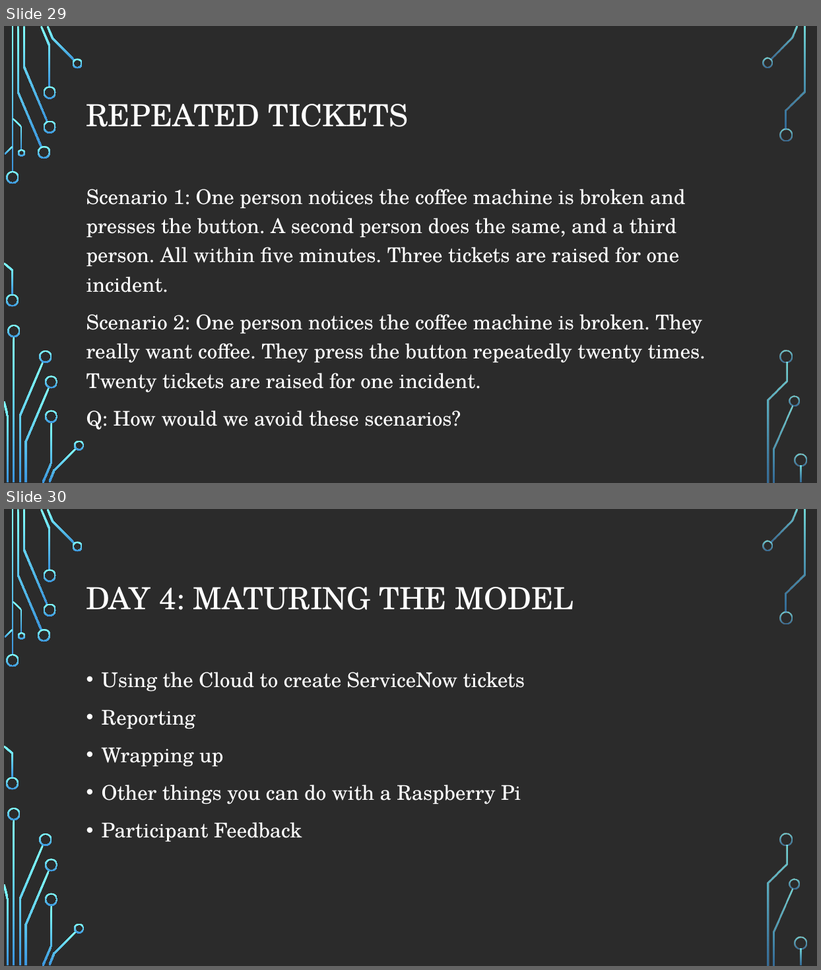
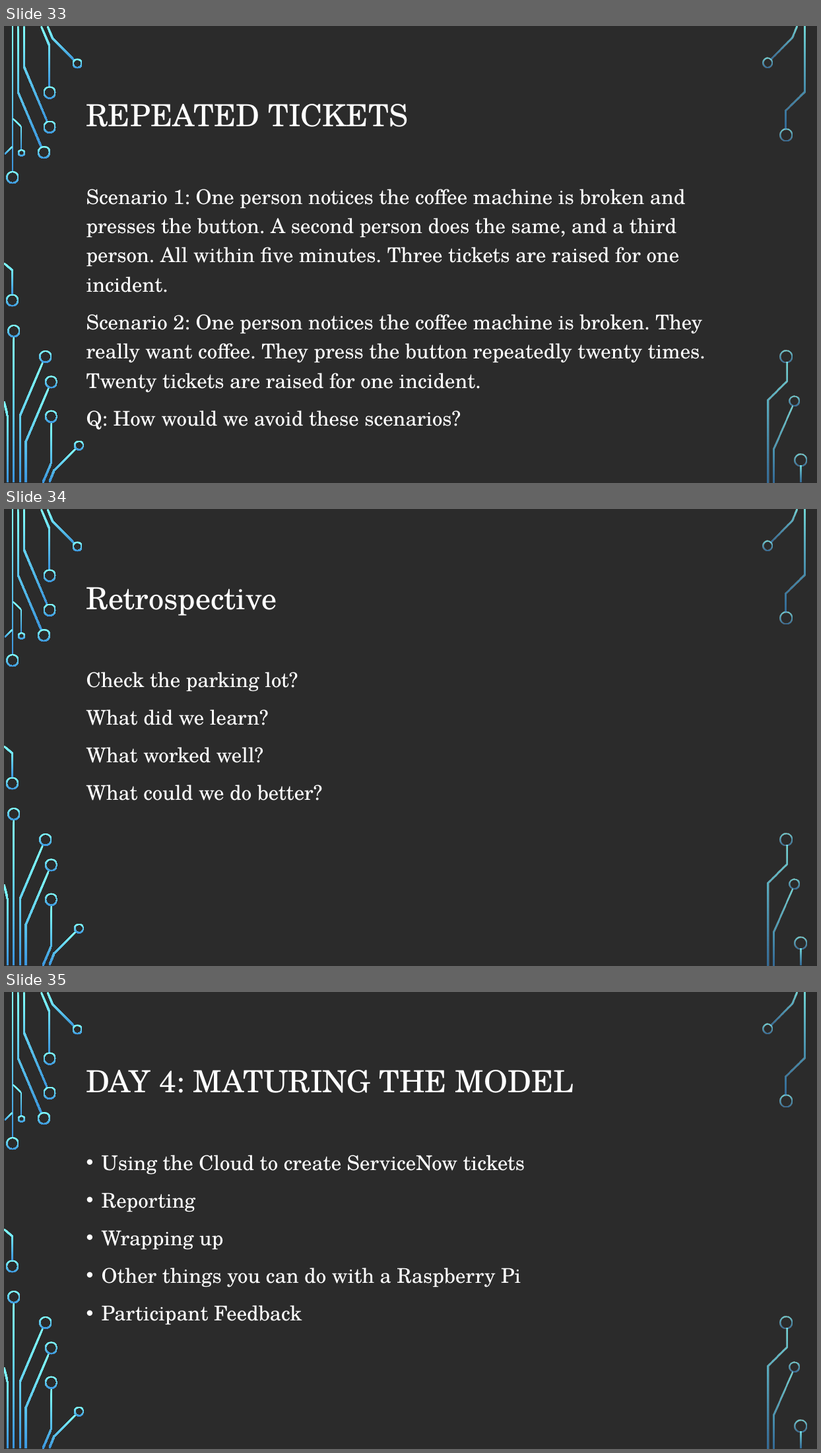
Before and after one commit to andrewjvelez/smap, a slide deck: docs/SMAP Materials Unbranded.pptx. Shown one above the other, each under a label of ours: slides 29 and 30 before the commit, slides 33, 34 and 35 after it. The pictures are 821x970 and 821x1453 pixels, drawn with LibreOffice and Linux fonts; fonts in the diff are those of the drawing; background and template pictures are left out; a plain dark background stands for a picture behind light text. Boxes give left, top, right and bottom in pixels: in the first picture for what was removed or moved away, otherwise in the second. Text is boxed around its words. In the diff, an @@ line names an element or a change of style, - is before the commit and + after.

```diff
--- a/docs/SMAP Materials Unbranded.pptx
+++ b/docs/SMAP Materials Unbranded.pptx
@@ slide 34 added at (4,509,817,966), background picture (left out); not listed: 36 template elements that a slide beside it also shows @@
@@ title added at (86,587,277,616), 36 pt, text #FFFFFF @@
+Retrospective
@@ text added at (86,672,323,801), 24 pt, text #FFFFFF @@
+Check the parking lot?
+What did we learn?
+What worked well?
+What could we do better?
@@ what was slide 29 is now slide 33 @@
@@ what was slide 30 is now slide 35 @@
```
Also in this commit, not shown: 2 slides changed, 4 other slides added.
